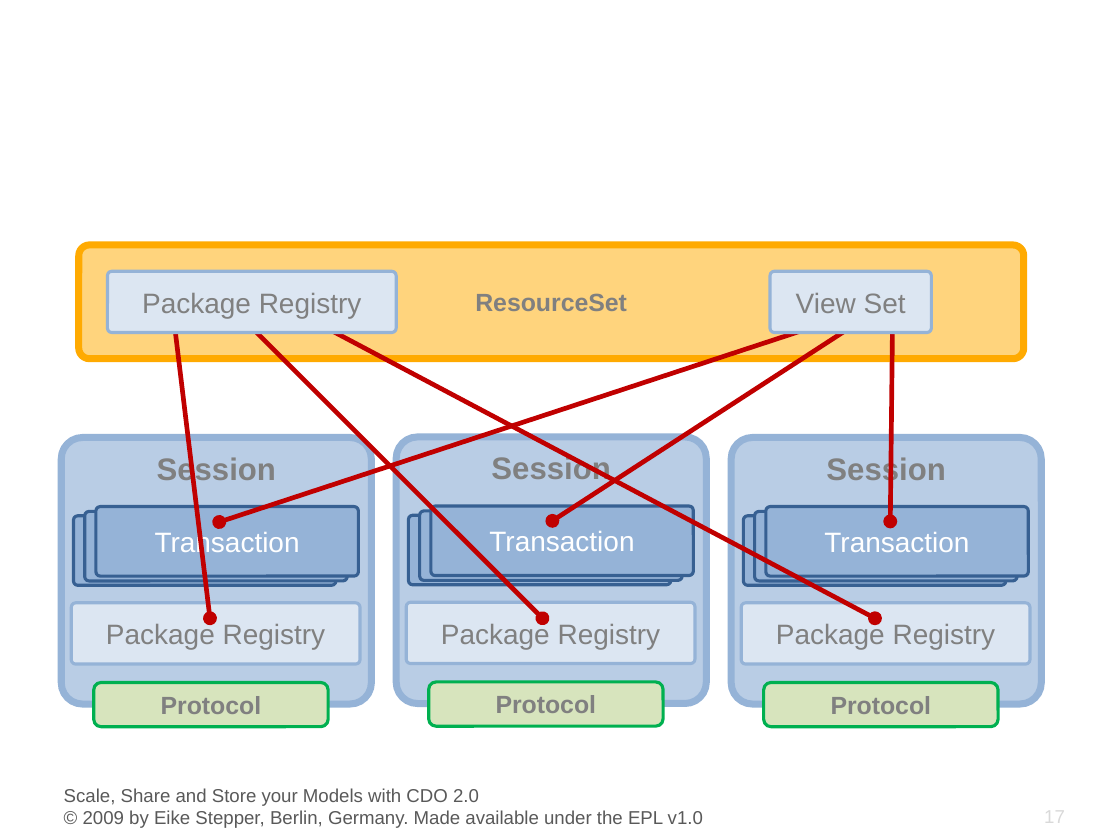
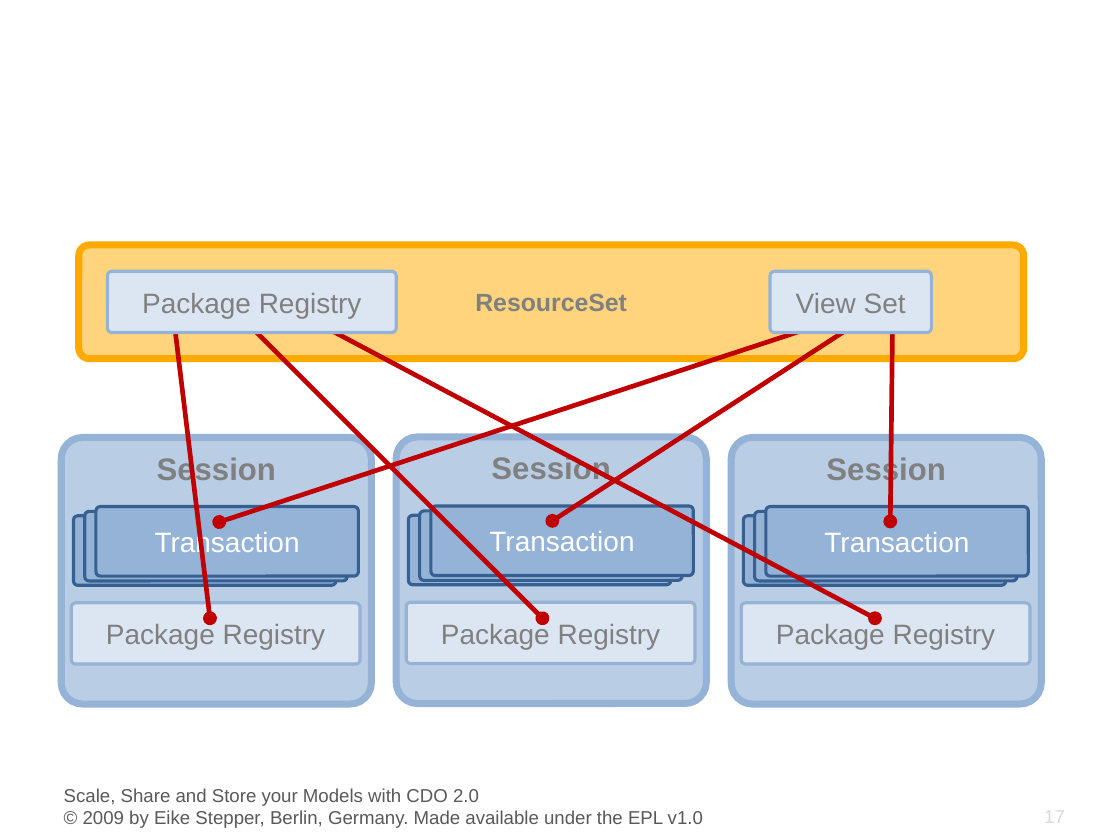
Before and after one commit to eclipse-cdo/cdo.www, a slide deck: slide 17 of documentation/presentations/EclipseCon_2009/CDO_EclipseCon_2009.pptx. Drawn at 1120x840 pixels with LibreOffice and Linux fonts; fonts in the diff are those of the drawing; background and template pictures are left out. Boxes give left, top, right and bottom in pixels: in the first picture for what was removed or moved away, otherwise in the second. Text is boxed around its words. In the diff, an @@ line names an element or a change of style, - is before the commit and + after.

```diff
--- a/documentation/presentations/EclipseCon_2009/CDO_EclipseCon_2009.pptx
+++ b/documentation/presentations/EclipseCon_2009/CDO_EclipseCon_2009.pptx
@@ rounded rectangle removed at (x1=94, y1=682, x2=328, y2=727) @@
-Protocol
@@ rounded rectangle removed at (x1=429, y1=682, x2=663, y2=727) @@
-Protocol
@@ rounded rectangle removed at (x1=764, y1=682, x2=998, y2=727) @@
-Protocol
```
Also in this commit, not shown: 6 other slides changed.
